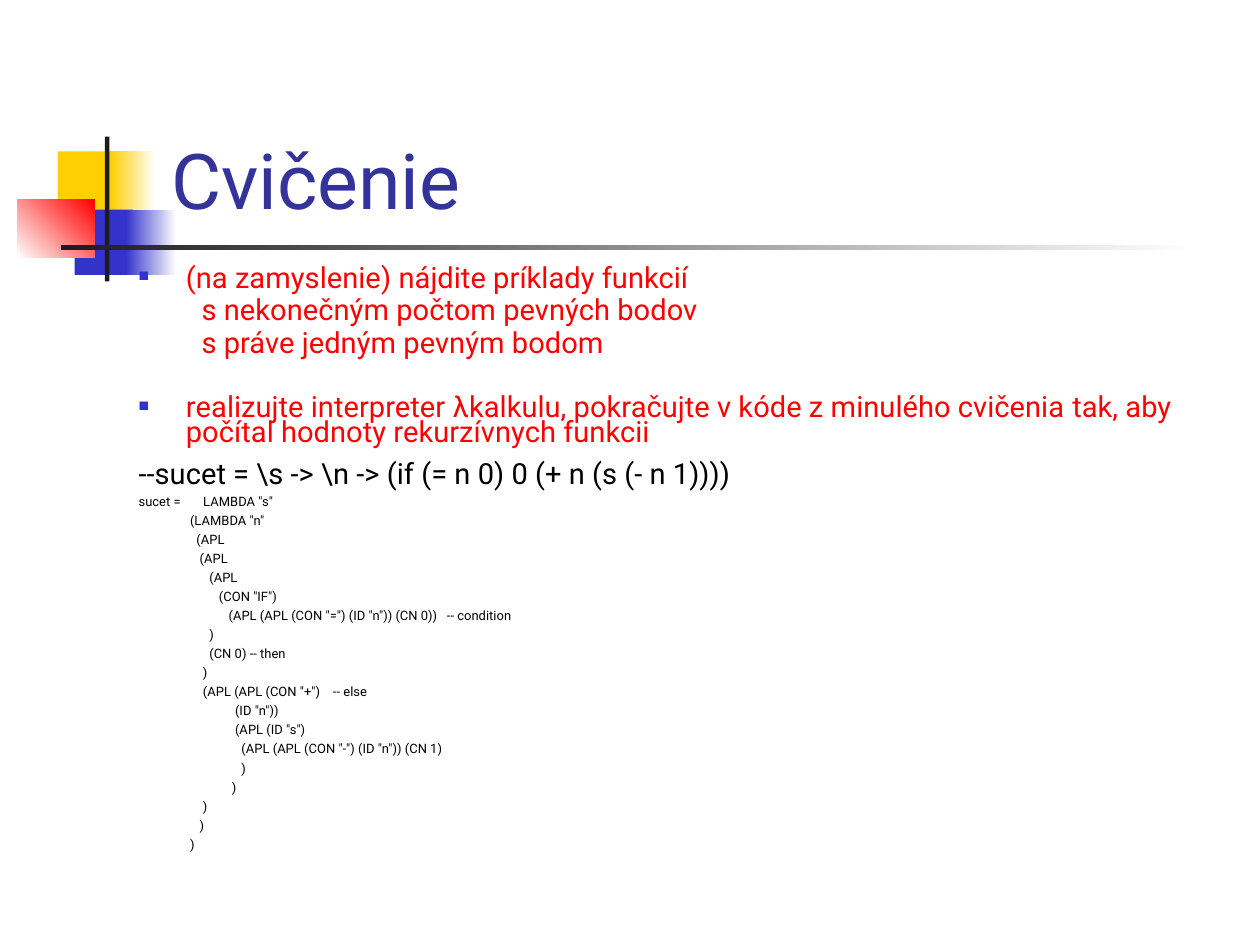
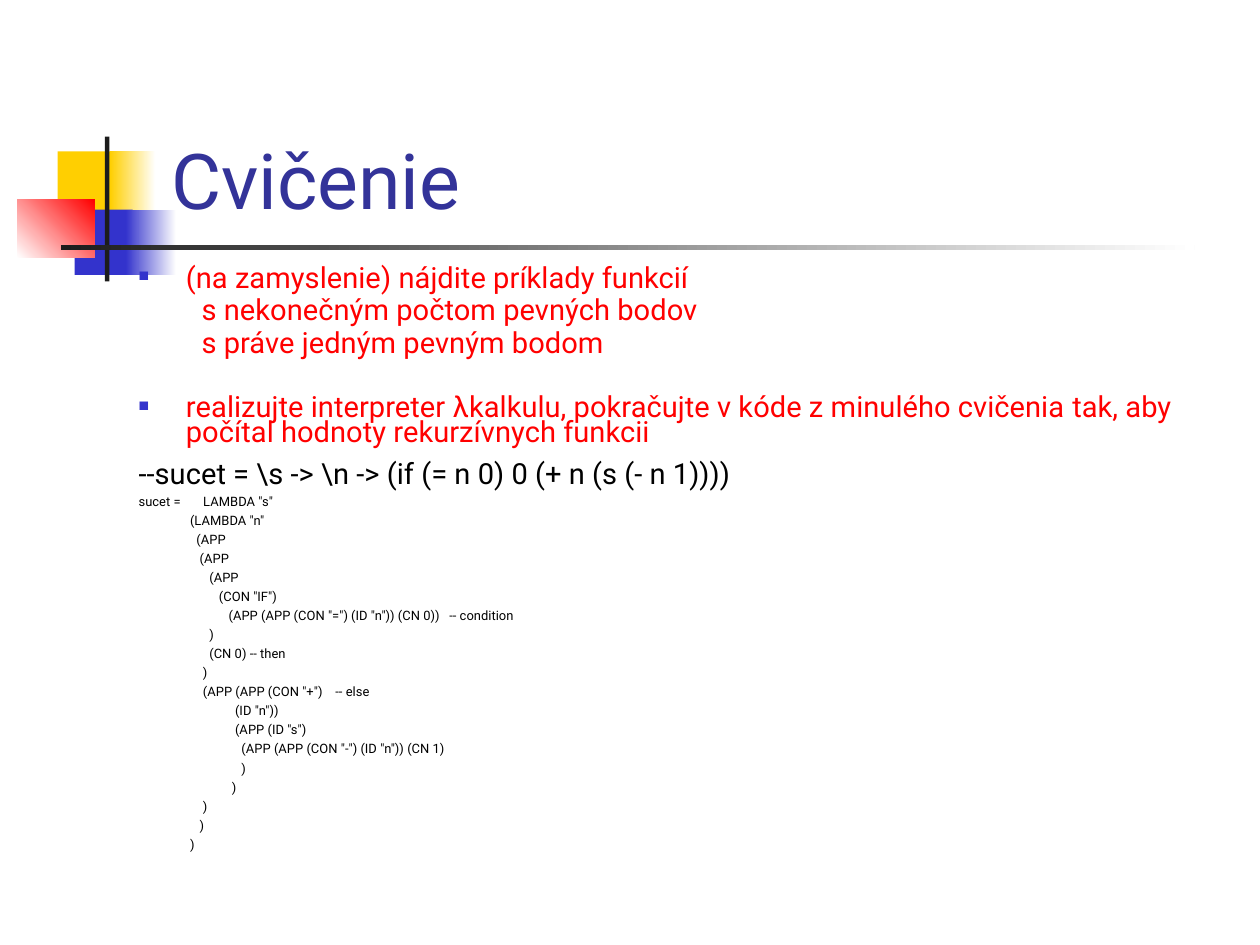
Before and after one commit to Funkcionalne/Prednasky, a slide deck: slide 25 of 06/06_fpro.ppt (slide 24 before the commit). Drawn at 1260x945 pixels with LibreOffice and Linux fonts; fonts in the diff are those of the drawing. Boxes give left, top, right and bottom in pixels: in the first picture for what was removed or moved away, otherwise in the second. Text is boxed around its words. In the diff, an @@ line names an element or a change of style, - is before the commit and + after.

```diff
--- a/06/06_fpro.ppt
+++ b/06/06_fpro.ppt
@@ text at (x1=196, y1=534, x2=238, y2=585): text changed @@
-(APL
-(APL
-(APL
+(APP
+(APP
+(APP
@@ text at (x1=229, y1=610, x2=514, y2=623): text changed @@
-(APL (APL (CON "=") (ID "n")) (CN 0)) -- condition
+(APP (APP (CON "=") (ID "n")) (CN 0)) -- condition
@@ text at (x1=203, y1=686, x2=370, y2=699): text changed @@
-(APL (APL (CON "+") -- else
+(APP (APP (CON "+") -- else
@@ text at (x1=235, y1=724, x2=445, y2=756): text changed @@
-(APL (ID "s")
-(APL (APL (CON "-") (ID "n")) (CN 1)
+(APP (ID "s")
+(APP (APP (CON "-") (ID "n")) (CN 1)
```
Also in this commit, not shown: 11 other slides changed, 1 slide added, 2 other files.
